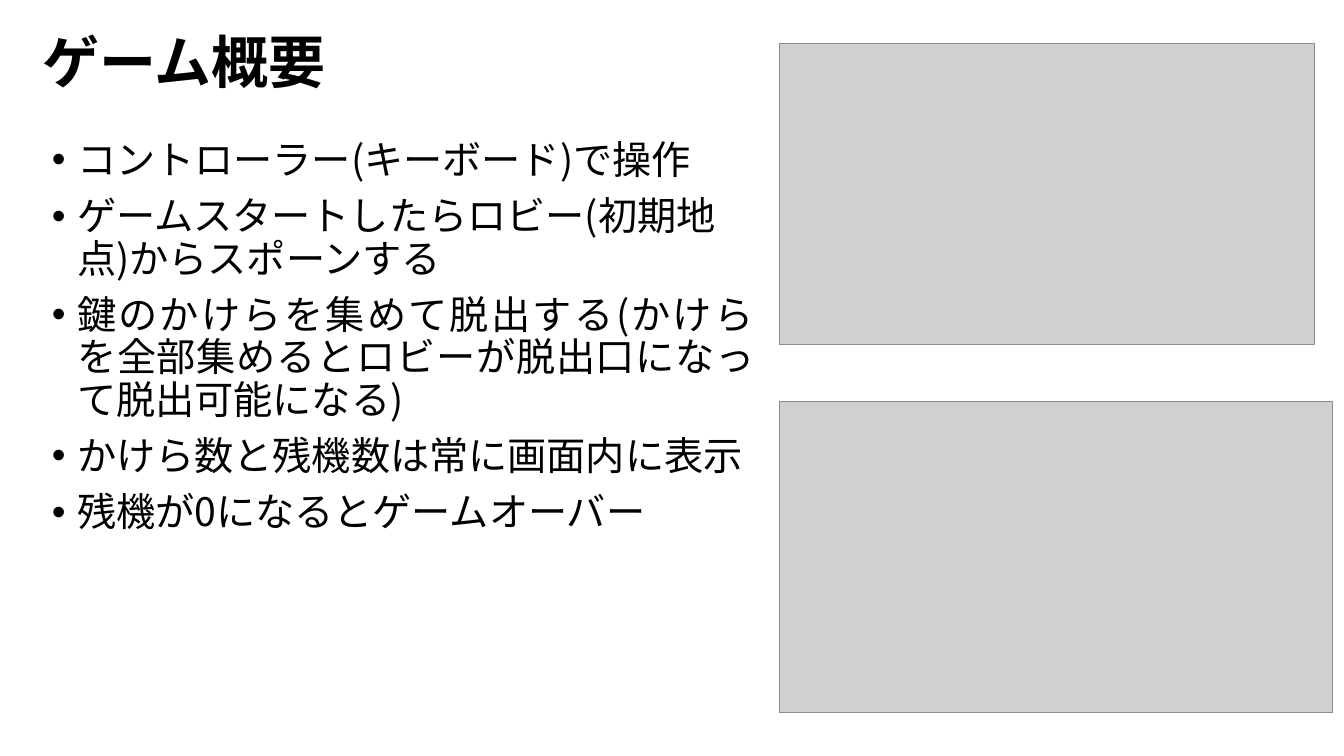
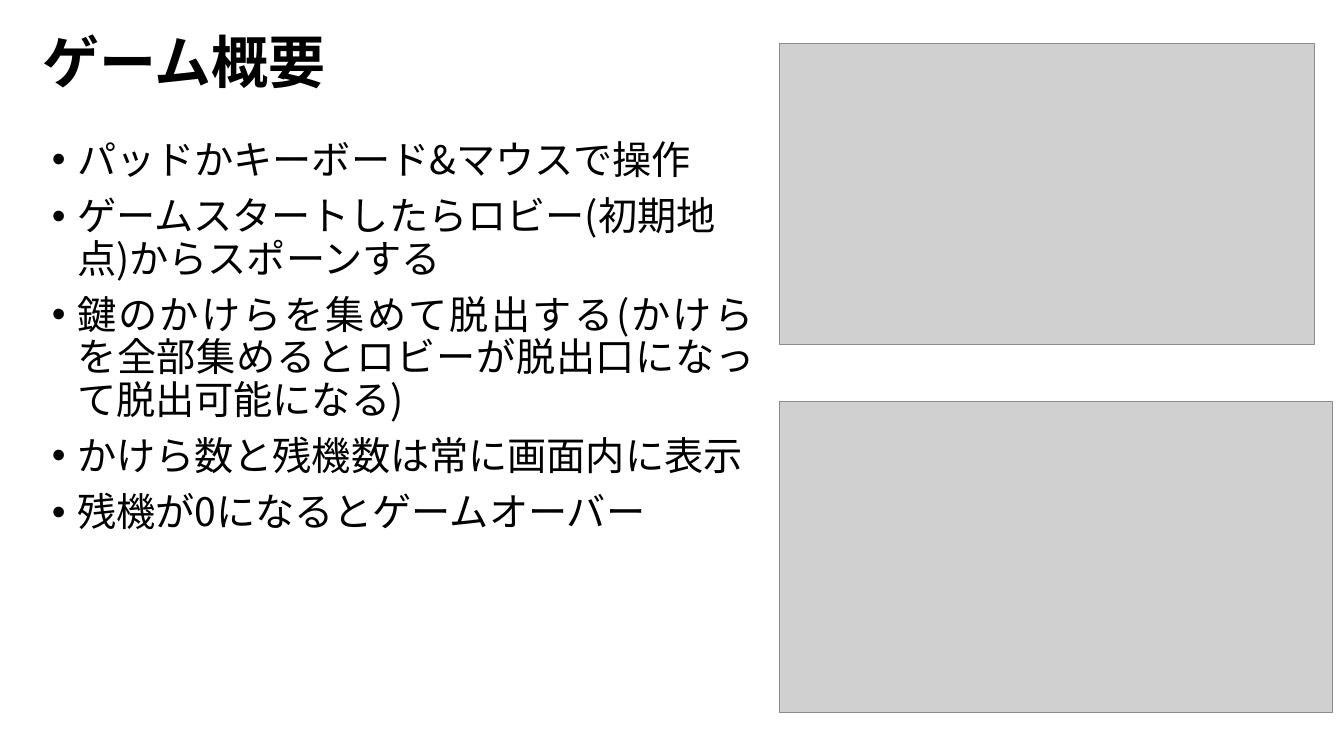
Before and after one commit to FunasakoYuga/GlassesGame, a slide deck: slide 4 of SewerEscape企画書.pptx. Drawn at 1344x756 pixels with LibreOffice and Linux fonts; fonts in the diff are those of the drawing; grey boxes stand for pictures. Boxes give left, top, right and bottom in pixels: in the first picture for what was removed or moved away, otherwise in the second. Text is boxed around its words. In the diff, an @@ line names an element or a change of style, - is before the commit and + after.

```diff
--- a/SewerEscape企画書.pptx
+++ b/SewerEscape企画書.pptx
@@ text at (x1=77, y1=141, x2=691, y2=178): text changed @@
-• コントローラー(キーボード)で操作
+• パッドかキーボード&マウスで操作
```
Also in this commit, not shown: 1 other slide changed.
